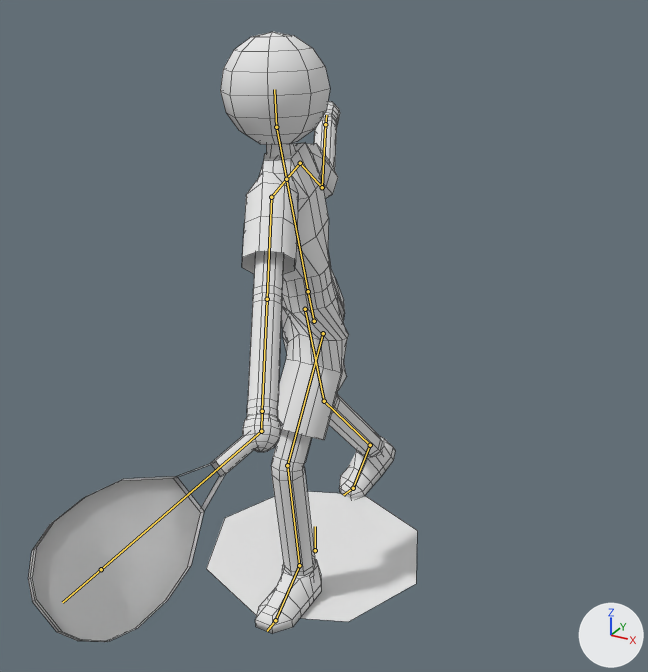
One commit to the Blender file data/malel.blend: the scene before it, then after it.
The view is the same before and after, from a 50 mm camera at (1.25, -3.0, 1.91) aimed at (0.18, -1.06, 0.94). Every picture has the same lights, and +X, +Y and +Z are marked at lower right. Both versions are drawn at frame 1282 of the action 'ArmatureAction'; the numbers are the values there. The bones that bend it are drawn over the model as lines. Mesh edges are drawn as thin lines.

The first picture shows 'Skin'.
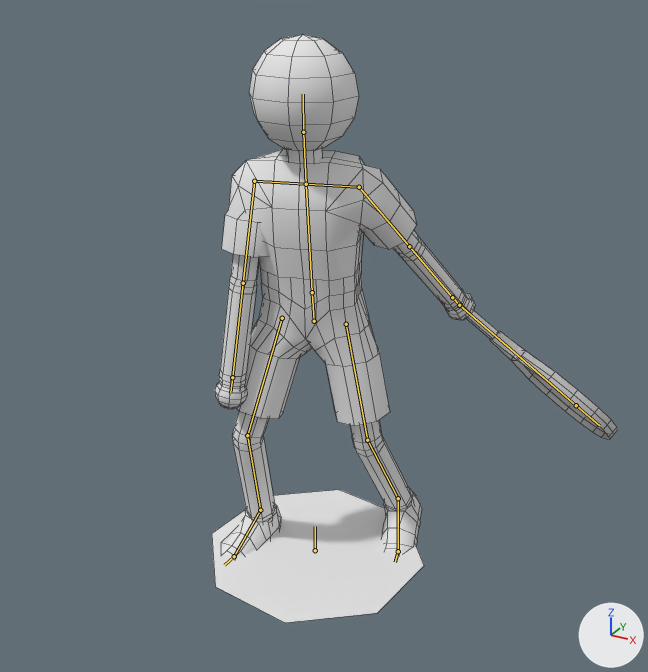
Location of each change, (x1, y1, x2, y2) in pixels of the pictures (648 x 672 px):
'Skin', posed: before (28, 32, 417, 642); after (212, 34, 617, 623)
bone 'Back', root to tip: before (308, 291) to (286, 179); after (312, 292) to (306, 184)
bone 'Head', root to tip: before (276, 127) to (274, 89); after (303, 132) to (303, 94)
bone 'Arm0.R', root to tip: before (300, 163) to (322, 187); after (254, 181) to (243, 283)
bone 'Arm1.R', root to tip: before (322, 187) to (325, 124); after (243, 283) to (232, 377)
bone 'Arm0.L', root to tip: before (271, 197) to (267, 299); after (359, 187) to (409, 246)
bone 'Arm1.L', root to tip: before (267, 299) to (262, 411); after (409, 246) to (452, 297)
bone 'Leg0.R', root to tip: before (305, 309) to (324, 401); after (282, 318) to (247, 435)
bone 'Leg1.R', root to tip: before (324, 401) to (370, 445); after (247, 435) to (260, 510)
bone 'Foot.R', root to tip: before (370, 445) to (353, 488); after (260, 510) to (234, 556)
bone 'Toe.R', root to tip: before (353, 488) to (343, 495); after (234, 556) to (224, 565)
bone 'Leg0.L', root to tip: before (323, 333) to (287, 465); after (346, 324) to (367, 440)
bone 'Leg1.L', root to tip: before (287, 465) to (299, 565); after (367, 440) to (398, 498)
bone 'Foot.L', root to tip: before (299, 565) to (275, 620); after (398, 498) to (398, 551)
bone 'Toe.L', root to tip: before (275, 620) to (267, 631); after (398, 551) to (395, 562)

The edits, one by one:
Bone 'Root' (bone_root) turns from (0, -45, 0) to (0, 15, 0) degrees about its own x, y and z.
Bone 'Back' (bone_back) moves from (0.243, 0.0, 0.314) to (0.0, 0.0, 0.0).
Bone 'Back' (bone_back) turns from (0, -30, 0) to (0, 0, 0) degrees about its own x, y and z.
Bone 'Head' (bone_head) moves from (-1.554, -0.105, -0.262) to (0.034, -0.009, 0.0).
Bone 'Head' (bone_head) turns from (35, 102, 28) to (0, 0, -10) degrees about its own x, y and z.
Bone 'Arm0.R' (bone_arm0_r) moves from (-9.694, 9.416, 6.082) to (-7.362, 6.794, 6.7).
Bone 'Arm0.R' (bone_arm0_r) turns from (-71, 77, -75) to (66, 49, 40) degrees about its own x, y and z.
Bone 'Arm1.R' (bone_arm1_r) moves from (-4.459, -0.021, 1.513) to (-2.663, -0.331, 0.771).
Bone 'Arm1.R' (bone_arm1_r) turns from (2, -1, -61) to (0, 20, 0) degrees about its own x, y and z.
Bone 'Arm0.L' (bone_arm0_l) moves from (-2.42, 4.735, -0.928) to (-0.827, 4.613, -3.338).
Bone 'Arm0.L' (bone_arm0_l) turns from (6, -45, -1) to (-18, -21, 33) degrees about its own x, y and z.
Bone 'Arm1.L' (bone_arm1_l) moves from (-3.063, 3.847, 0.299) to (0.0, 0.0, 0.0).
Bone 'Arm1.L' (bone_arm1_l) turns from (0, 0, 0) to (0, -10, 0) degrees about its own x, y and z.
Bone 'Leg0.R' (bone_leg0_r) turns from (-14, -25, 9) to (-15, 18, -27) degrees about its own x, y and z.
Bone 'Leg1.R' (bone_leg1_r) turns from (0, 0, 25) to (0, 0, 35) degrees about its own x, y and z.
Bone 'Foot.R' (bone_foot_r) turns from (0, 0, -10) to (0, 0, -7) degrees about its own x, y and z.
Bone 'Toe.R' (bone_toe_r) turns from (0, 0, -20) to (0, 0, -7) degrees about its own x, y and z.
Bone 'Leg0.L' (bone_leg0_l) turns from (27, -36, -51) to (11, 4, -9) degrees about its own x, y and z.
Bone 'Leg1.L' (bone_leg1_l) turns from (0, 0, 40) to (0, 0, 30) degrees about its own x, y and z.
Bone 'Foot.L' (bone_foot_l) turns from (0, 0, -5) to (0, 0, -8) degrees about its own x, y and z.
Bone 'Toe.L' (bone_toe_l) turns from (0, 0, 0) to (0, 0, -13) degrees about its own x, y and z.
